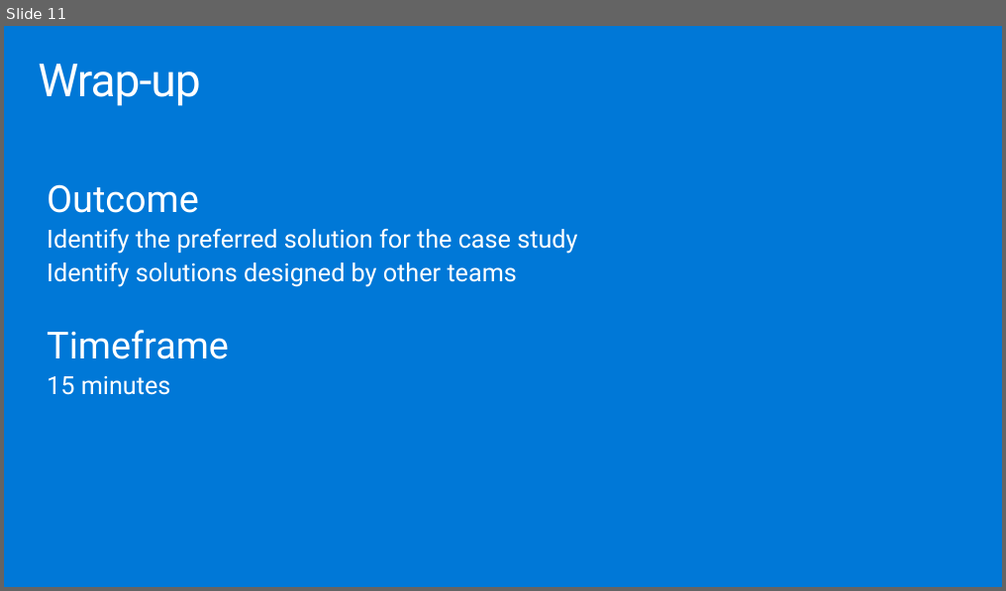
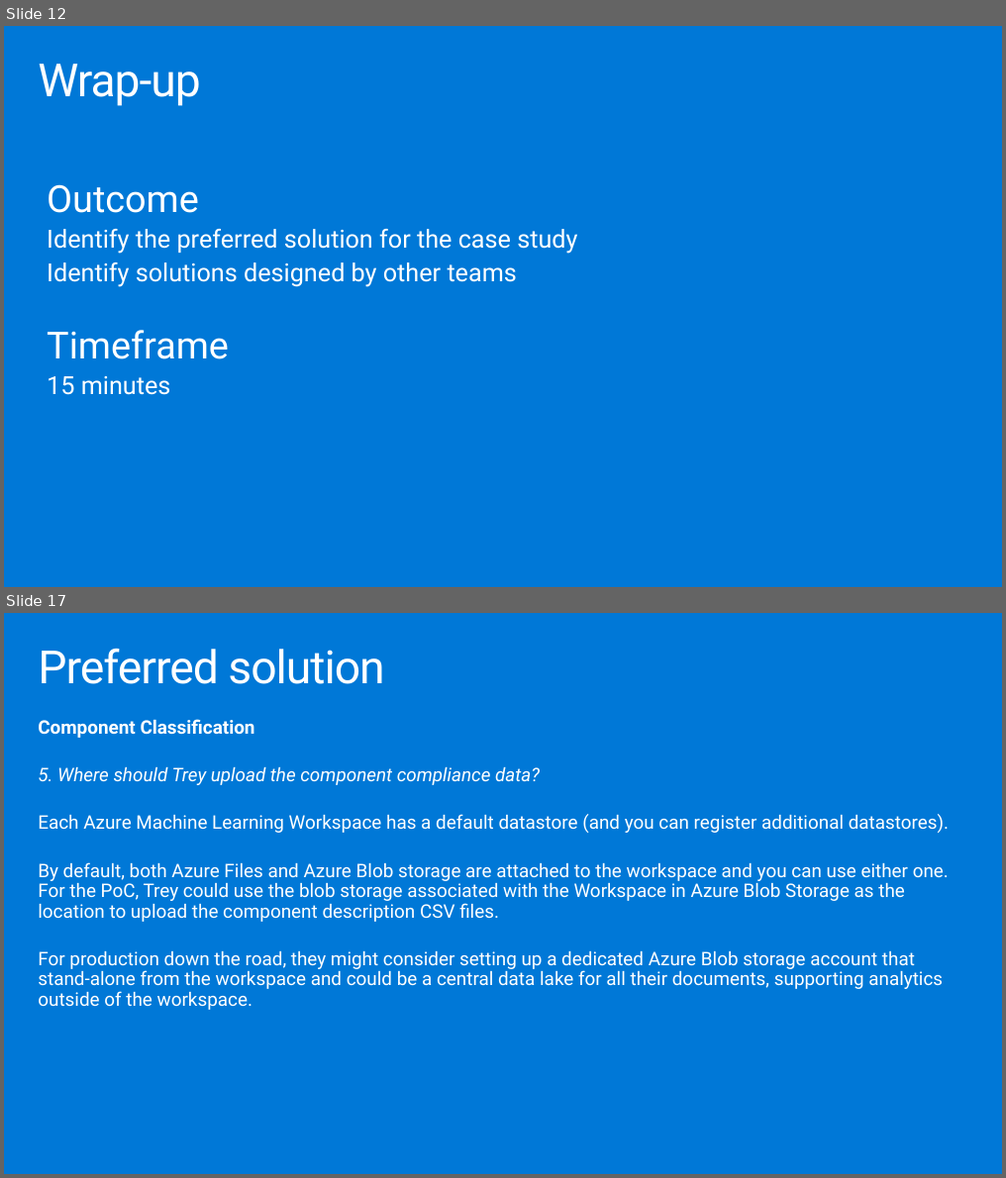
Before and after one commit to solliancenet/MCW-MLOps, a slide deck: Whiteboard design session/WDS trainer presentation - MLOps.pptx. Shown one above the other, each under a label of ours: slide 11 before the commit, slides 12 and 17 after it; the slides between them are not shown. The pictures are 1006x591 and 1006x1178 pixels, drawn with LibreOffice and Linux fonts; fonts in the diff are those of the drawing. Boxes give left, top, right and bottom in pixels: in the first picture for what was removed or moved away, otherwise in the second. Text is boxed around its words. In the diff, an @@ line names an element or a change of style, - is before the commit and + after.

```diff
--- a/Whiteboard design session/WDS trainer presentation - MLOps.pptx
+++ b/Whiteboard design session/WDS trainer presentation - MLOps.pptx
@@ slide 17 added at box(4, 613, 1002, 1174), background #0078D7 @@
@@ title added at box(38, 648, 384, 684), 44.1 pt, text #FFFFFF @@
+Preferred solution
@@ text added at box(38, 719, 948, 1010), 18 pt, text #FFFFFF @@
+Component Classification
+5. Where should Trey upload the component compliance data?
+Each Azure Machine Learning Workspace has a default datastore (and you can register additional datastores).
+By default, both Azure Files and Azure Blob storage are attached to the workspace and you can use either one. For the PoC, Trey could use the blob storage associated with the Workspace in Azure Blob Storage as the location to upload the component description CSV files.
+For production down the road, they might consider setting up a dedicated Azure Blob storage account that stand-alone from the workspace and could be a central data lake for all their documents, supporting analytics outside of the workspace.
@@ what was slide 11 is now slide 12 @@
```
Also in this commit, not shown: 1 slide changed, 23 other slides added, 20 slides removed, 1 other file.
